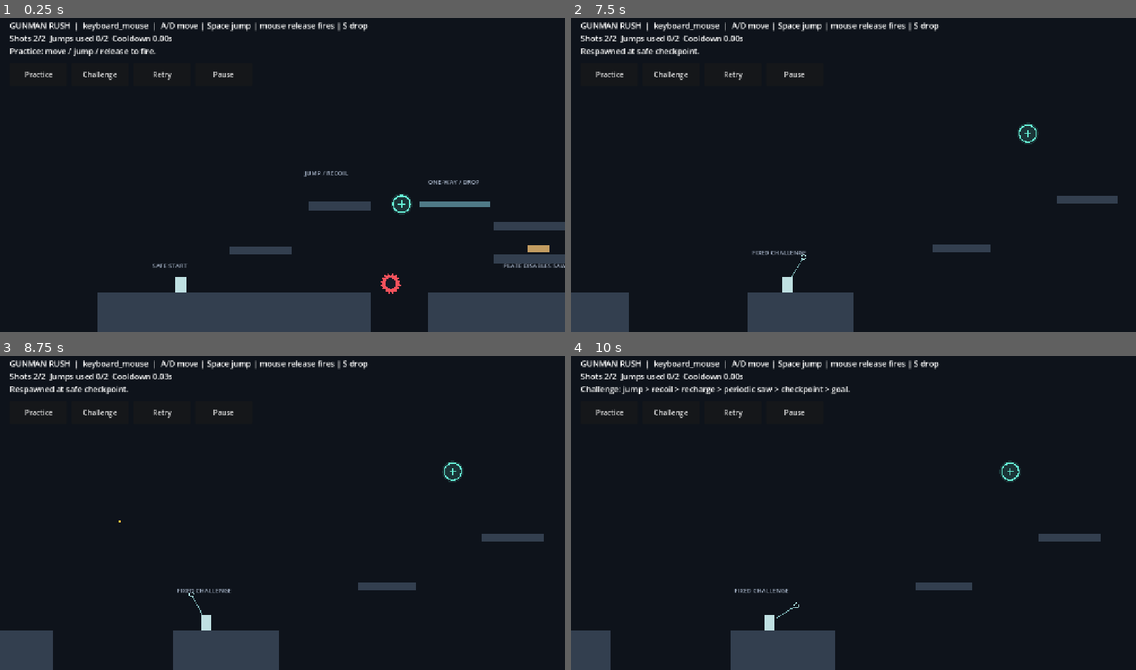
Above: before the commit, frames 1-4 (two rows, left to right).
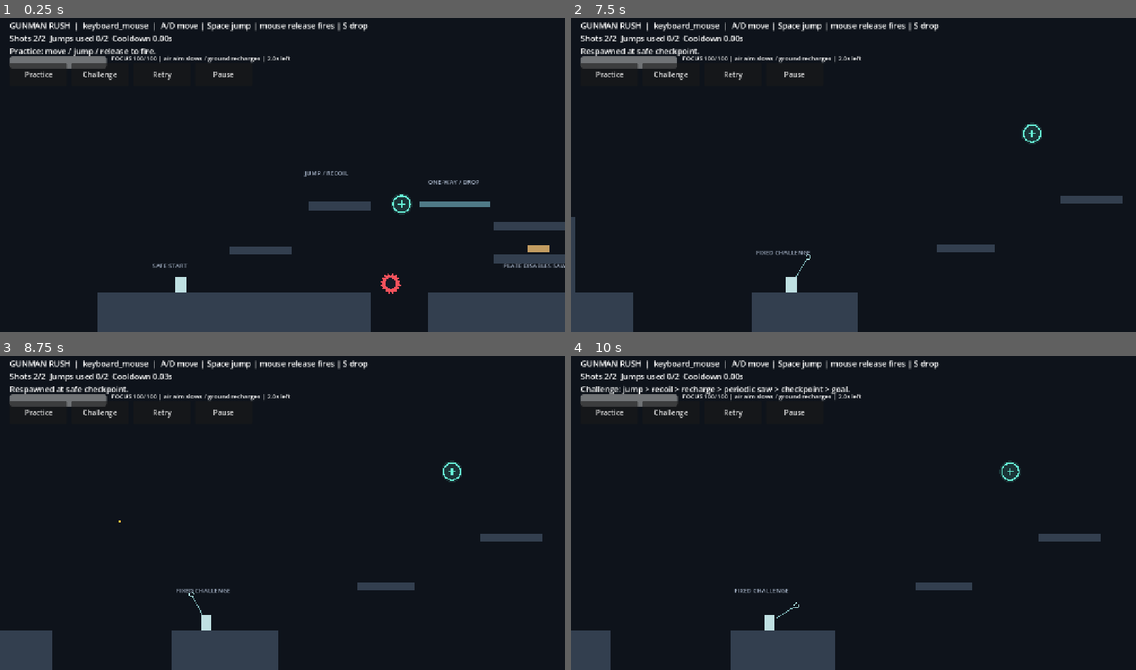
Above: after the commit, the same moments.

Repository: zhipijun1996/gunman-rush
Game: Godot game, scene res://scenes/test_levels/graybox.tscn
The game is run twice, just before and just after one commit, with the same random seed, the same clock (stepped at 60 frames per second) and the same inputs.
Inputs (mouse positions are in pixels of both pictures, inside the frame that each line leads up to):
- Up to frame 1 (0.25 s): no input
- Up to frame 2 (7.5 s): click "Pause" at 0.5 s; click "Resume" at 1.25 s; click "Retry" at 2 s; click "Retry" at 2.75 s; click "Retry" at 3.5 s; click "Practice" at 4.25 s; click "Challenge" at 5 s; tap Enter at 5.75 s; move the mouse to (977, 156) at 5.77 s; hold D 5.78-6.5 s; tap R at 5.85, 7.35 s; click (977, 156) at 5.92 s; tap Space at 6.02 s; drag from (740, 187) to (1011, 134) at 6.52 s; move the mouse to (910, 102) at 7.27 s; hold A from 7.28 s (still down); click (910, 102) at 7.42 s
- Up to frame 3 (8.75 s): release A at 8 s; drag from (254, 575) to (113, 462) at 8.02 s
- Up to frame 4 (10 s): move the mouse to (1023, 560) at 8.77 s; hold D 8.78-9.5 s; tap R at 8.85 s; click (1023, 560) at 8.92 s; tap Space at 9.02 s; drag from (684, 462) to (1011, 472) at 9.52 s

The runs differ from the first frame. In frame 1, 0.9% of the frame differs, in the area x 1-52%, y 12-17%; in frame 2, 1.8%, in the area x 0-98%, y 12-100%; in frame 3, 1.2%; in frame 4, 0.9%.

Commit message:
feat: add stamina-powered global air-aim slow motion

Diff:
--- a/config/player_tuning.json
+++ b/config/player_tuning.json
@@ -29,5 +29,12 @@
   "variable_jump_enabled": true,
   "jump_hold_duration": 0.15,
   "jump_release_speed": 0,
-  "jump_min_hold_duration": 0.06666666666666667
+  "jump_min_hold_duration": 0.06666666666666667,
+  "air_focus_enabled": true,
+  "focus_stamina_capacity": 100.0,
+  "focus_stamina_drain": 45.0,
+  "focus_stamina_recovery": 30.0,
+  "focus_time_scale": 0.25,
+  "focus_max_air_duration": 2.0,
+  "focus_rearm_stamina": 15.0
 }
--- a/scenes/player/player.tscn
+++ b/scenes/player/player.tscn
@@ -8,6 +8,7 @@
 [ext_resource type="Script" path="res://scripts/combat/action_resources.gd" id="6"]
 [ext_resource type="Script" path="res://scripts/combat/recoil_ability.gd" id="7"]
 [ext_resource type="Script" path="res://scripts/combat/shoot_ability.gd" id="8"]
+[ext_resource type="Script" path="res://scripts/player/air_focus_ability.gd" id="9"]
 [sub_resource type="RectangleShape2D" id="shape"]
 size = Vector2(24, 36)
 
@@ -28,7 +29,9 @@
 script = ExtResource("7")
 [node name="ShootAbility" type="Node" parent="."]
 script = ExtResource("8")
-[node name="Controller" type="Node" parent="." node_paths=PackedStringArray("motor", "router", "jump_ability", "action_resources", "recoil_ability", "shoot_ability")]
+[node name="AirFocusAbility" type="Node" parent="."]
+script = ExtResource("9")
+[node name="Controller" type="Node" parent="." node_paths=PackedStringArray("motor", "router", "jump_ability", "action_resources", "recoil_ability", "shoot_ability", "air_focus_ability")]
 script = ExtResource("2")
 motor = NodePath("..")
 router = NodePath("../InputRouter")
@@ -36,6 +39,7 @@
 action_resources = NodePath("../ActionResources")
 recoil_ability = NodePath("../RecoilAbility")
 shoot_ability = NodePath("../ShootAbility")
+air_focus_ability = NodePath("../AirFocusAbility")
 [node name="KeyboardMouseAdapter" type="Node" parent="." node_paths=PackedStringArray("router")]
 script = ExtResource("5")
 router = NodePath("../InputRouter")
--- a/scripts/input/gamepad_adapter.gd
+++ b/scripts/input/gamepad_adapter.gd
@@ -89,7 +89,7 @@
 		state = AimState.READY
 		_center_ticks = 0
 		last_valid_direction = Vector2.ZERO
-	router.set_aim(&"gamepad", _world_direction(right) if active_right and state != AimState.WAIT_NEUTRAL else Vector2.ZERO)
+	router.set_aim(&"gamepad", _world_direction(right) if active_right and state != AimState.WAIT_NEUTRAL else Vector2.ZERO, state == AimState.ARMED and active_right)
 
 func _world_direction(axis: Vector2) -> Vector2:
 	if not is_instance_valid(aim_origin):
--- a/scripts/input/input_router.gd
+++ b/scripts/input/input_router.gd
@@ -9,6 +9,7 @@
 const MAX_AGE_SECONDS := 0.1
 var axis := 0.0
 var aim_direction := Vector2.ZERO
+var aim_engaged := false
 var current_device: StringName = &"keyboard_mouse"
 var touch_enabled := false
 var has_application_focus := true
@@ -35,6 +36,7 @@
 		_source_axes.clear()
 		axis = 0.0
 		aim_direction = Vector2.ZERO
+		aim_engaged = false
 		current_device = source
 		device_changed.emit(source)
 
@@ -47,11 +49,12 @@
 	if source == current_device:
 		set_move_axis(value)
 
-func set_aim(source: StringName, direction: Vector2) -> void:
+func set_aim(source: StringName, direction: Vector2, engaged: bool = false) -> void:
 	if not has_application_focus:
 		return
 	if source == current_device:
 		aim_direction = direction.normalized() if direction.is_finite() else Vector2.ZERO
+		aim_engaged = engaged and not aim_direction.is_zero_approx()
 
 func reconfigure(candidate: Dictionary) -> bool:
 	if not profile.configure(candidate):
@@ -125,6 +128,7 @@
 func clear(reason: String) -> void:
 	axis = 0.0
 	aim_direction = Vector2.ZERO
+	aim_engaged = false
 	_source_axes.clear()
 	_jump_sources.clear()
 	_queue.clear()
--- a/scripts/input/keyboard_mouse_adapter.gd
+++ b/scripts/input/keyboard_mouse_adapter.gd
@@ -62,7 +62,7 @@
 				return
 			router.activate_device(&"keyboard_mouse")
 			_last_direction = world_direction(event.position)
-			router.set_aim(&"keyboard_mouse", _last_direction)
+			router.set_aim(&"keyboard_mouse", _last_direction, _mouse_armed)
 		elif event is InputEventMouseButton and event.button_index == int(router.profile.values.mouse_shoot_button):
 			if _mouse_blocked:
 				if not event.pressed:
@@ -79,7 +79,7 @@
 
 func _shoot_edge(pressed: bool, direction: Vector2) -> void:
 	_last_direction = direction
-	router.set_aim(&"keyboard_mouse", direction)
+	router.set_aim(&"keyboard_mouse", direction, pressed)
 	if pressed:
 		_mouse_armed = true
 	elif _mouse_armed:
--- /dev/null
+++ b/scripts/player/air_focus_ability.gd
@@ -0,0 +1,65 @@
+class_name AirFocusAbility
+extends Node
+
+# Only this active single-player capability owns global time scaling. UI/input
+# remain unscaled; gameplay consumes the engine's shared scaled delta.
+@export var enabled := true:
+	set(value):
+		enabled = value
+		if not enabled:
+			stop()
+var tuning: PlayerTuning
+var stamina := 0.0
+var air_time_used := 0.0
+var active := false
+var exhausted := false
+var _previous_scale := 1.0
+
+func configure(value: PlayerTuning) -> void:
+	tuning = value
+	reset()
+
+func advance(real_delta: float, grounded: bool, aiming: bool, available: bool = true) -> void:
+	if tuning == null or not is_finite(real_delta) or real_delta <= 0.0:
+		return
+	stamina = clampf(stamina, 0.0, tuning.focus_stamina_capacity)
+	if not available or not enabled or not tuning.air_focus_enabled or not tuning.valid_focus_configuration():
+		stop()
+		return
+	if grounded:
+		stop()
+		air_time_used = 0.0
+		stamina = minf(tuning.focus_stamina_capacity, stamina + tuning.focus_stamina_recovery * real_delta)
+		if stamina >= tuning.focus_rearm_stamina and stamina > 0.0:
+			exhausted = false
+		return
+	if not aiming or exhausted or stamina <= 0.0 or air_time_used >= tuning.focus_max_air_duration - 1.0e-9:
+		stop()
+		return
+	if not active:
+		_previous_scale = Engine.time_scale
+		active = true
+	Engine.time_scale = _previous_scale * tuning.focus_time_scale
+	var used := minf(real_delta, minf(stamina / tuning.focus_stamina_drain, tuning.focus_max_air_duration - air_time_used))
+	stamina = maxf(0.0, stamina - used * tuning.focus_stamina_drain)
+	air_time_used += used
+	if stamina <= 1.0e-9:
+		stamina = 0.0
+		exhausted = true
+		stop()
+	elif air_time_used >= tuning.focus_max_air_duration - 1.0e-9:
+		stop()
+
+func stop() -> void:
+	if active:
+		Engine.time_scale = _previous_scale
+		active = false
+
+func reset() -> void:
+	stop()
+	air_time_used = 0.0
+	exhausted = false
+	stamina = tuning.focus_stamina_capacity if tuning != null else 0.0
+
+func _exit_tree() -> void:
+	stop()
--- a/scripts/player/graybox.gd
+++ b/scripts/player/graybox.gd
@@ -12,6 +12,8 @@
 var controller: PlayerController
 var context: WorldContext
 var hud: Label
+var focus_bar: ProgressBar
+var focus_label: Label
 var pause_button: Button
 var status := "Practice: move / jump / release to fire."
 var challenge_start := 0.0
@@ -152,6 +154,15 @@
 	hud.position = Vector2(22, 12)
 	hud.add_theme_font_size_override("font_size", 18)
 	canvas.add_child(hud)
+	focus_bar = ProgressBar.new()
+	focus_bar.position = Vector2(22, 95)
+	focus_bar.size = Vector2(220, 10)
+	focus_bar.show_percentage = false
+	canvas.add_child(focus_bar)
+	focus_label = Label.new()
+	focus_label.position = Vector2(252, 90)
+	focus_label.add_theme_font_size_override("font_size", 14)
+	canvas.add_child(focus_label)
 	var x := 22.0
 	for entry: Array in [["Practice", _practice], ["Challenge", _challenge], ["Retry", _retry], ["Pause", _toggle_pause]]:
 		var button := Button.new()
@@ -175,6 +186,10 @@
 	elif controller.router.current_device == &"gamepad":
 		hint = "Left stick move | right stick center fires | jump / down drop"
 	hud.text = "GUNMAN RUSH  |  %s  |  %s\nShots %d/%d  Jumps used %d/%d  Cooldown %.2fs\n%s" % [device,hint,controller.action_resources.shot_charges,player.tuning.max_air_shots,controller.jump_ability.used_jumps,player.tuning.max_jumps,controller.shoot_ability.cooldown_remaining,status]
+	var focus := controller.air_focus_ability
+	focus_bar.max_value = player.tuning.focus_stamina_capacity
+	focus_bar.value = focus.stamina
+	focus_label.text = "FOCUS %.0f/%.0f | %s | %.1fs left" % [focus.stamina, player.tuning.focus_stamina_capacity, "SLOW AIM" if focus.active else "air aim slows / ground recharges", maxf(0.0, player.tuning.focus_max_air_duration - focus.air_time_used)]
 	pause_button.text = "Resume" if get_tree().paused else "Pause"
 
 func _physics_process(_delta: float) -> void:
--- a/scripts/player/player_controller.gd
+++ b/scripts/player/player_controller.gd
@@ -4,6 +4,7 @@
 signal landed
 signal died
 signal interact_requested
+@export var air_focus_ability: AirFocusAbility
 @export var motor: PlayerMotor
 @export var router: InputRouter
 @export var jump_ability: JumpAbility
@@ -22,6 +23,7 @@
 		push_error("Player cannot start without valid tuning")
 		get_tree().quit(1)
 		return
+	air_focus_ability.configure(tuning)
 	motor.tuning = tuning
 	jump_ability.tuning = tuning
 	action_resources.tuning = tuning
@@ -37,7 +39,9 @@
 	shoot_ability.shot_fired.connect(_on_shot_fired)
 
 func _physics_process(delta: float) -> void:
+	var real_delta := delta / Engine.time_scale
 	physics_tick(delta)
+	air_focus_ability.advance(real_delta, _was_grounded, router.aim_engaged, active and router.has_application_focus and not get_tree().paused)
 
 func physics_tick(delta: float) -> void:
 	_tick += 1
@@ -97,6 +101,7 @@
 	if not active:
 		return
 	active = false
+	air_focus_ability.stop()
 	session_id += 1
 	router.clear("death")
 	motor.reset_motion()
@@ -112,6 +117,7 @@
 	died.emit()
 
 func reset_at(location: Vector2) -> void:
+	air_focus_ability.reset()
 	session_id += 1
 	router.clear("respawn")
 	motor.reset_at(location)
@@ -127,6 +133,7 @@
 
 func _cancel(_reason: String) -> void:
 	jump_ability.cancel_requests()
+	air_focus_ability.stop()
 
 func _on_jump_disabled() -> void:
 	router.cancel_actions_for(&"jump")
@@ -137,3 +144,4 @@
 
 func _on_shot_fired(_direction: Vector2, _shot_id: int) -> void:
 	jump_ability.cancel_ascent()
+	air_focus_ability.stop()
--- a/scripts/player/player_tuning.gd
+++ b/scripts/player/player_tuning.gd
@@ -1,6 +1,13 @@
 class_name PlayerTuning
 extends Resource
 
+var air_focus_enabled: bool
+var focus_stamina_capacity: float
+var focus_stamina_drain: float
+var focus_stamina_recovery: float
+var focus_time_scale: float
+var focus_max_air_duration: float
+var focus_rearm_stamina: float
 var ground_speed: float
 var ground_acceleration: float
 var ground_deceleration: float
@@ -35,7 +42,7 @@
 		push_error("Invalid player_tuning.json")
 		return null
 	var tuning := PlayerTuning.new()
-	for key: String in ["ground_speed", "ground_acceleration", "g …(471 unchanged characters)…
+	for key: String in ["air_focus_enabled", "focus_stamina_capacity", "focus_stamina_drain", "focus_stamina_recovery", "focus_time_scale", "focus_max_air_duration", "focus_rearm_stamina", "ground_speed", "ground_acceleration", "g …(471 unchanged characters)…
 		if not data.has(key):
 			push_error("Missing tuning key: " + key)
 			return null
@@ -54,4 +61,13 @@
 	if tuning.jump_hold_duration < 0.0 or tuning.jump_min_hold_duration < 0.0 or tuning.jump_min_hold_duration > tuning.jump_hold_duration or tuning.jump_release_speed > 0.0:
 		push_error("Invalid variable jump configuration")
 		return null
+	if not tuning.valid_focus_configuration():
+		push_error("Invalid air focus configuration")
+		return null
 	return tuning
+
+func valid_focus_configuration() -> bool:
+	for value: float in [focus_stamina_capacity, focus_stamina_drain, focus_stamina_recovery, focus_time_scale, focus_max_air_duration, focus_rearm_stamina]:
+		if not is_finite(value):
+			return false
+	return focus_stamina_capacity > 0.0 and focus_stamina_drain > 0.0 and focus_stamina_recovery >= 0.0 and focus_time_scale > 0.0 and focus_time_scale <= 1.0 and focus_max_air_duration > 0.0 and focus_rearm_stamina >= 0.0 and focus_rearm_stamina <= focus_stamina_capacity
--- a/scripts/ui/touch_overlay.gd
+++ b/scripts/ui/touch_overlay.gd
@@ -155,7 +155,7 @@
 		if conditioned.length() > float(router.profile.values.touch_deadzone):
 			var inverse := aim_origin.get_canvas_transform().affine_inverse() if is_instance_valid(aim_origin) else Transform2D.IDENTITY
 			_direction = ((inverse * (right_center + _right_offset)) - (inverse * right_center)).normalized()
-		router.set_aim(&"touch", _direction)
+		router.set_aim(&"touch", _direction, not _direction.is_zero_approx())
 
 func _cancel(_reason: String) -> void:
 	_captures.clear()
--- /dev/null
+++ b/tests/air_focus_tests.gd
@@ -0,0 +1,116 @@
+extends RefCounted
+
+func run(tree: SceneTree, check: Callable) -> void:
+	var focus := AirFocusAbility.new()
+	tree.root.add_child(focus)
+	var tuning := PlayerTuning.load_default()
+	focus.configure(tuning)
+	check.call(focus.stamina == 100.0 and Engine.time_scale == 1.0, "focus starts full without scaling ground gameplay")
+	focus.advance(0.5, true, true)
+	check.call(not focus.active and focus.stamina == 100.0, "ground aiming never slows or spends stamina")
+	focus.advance(0.5, false, false)
+	check.call(not focus.active and focus.stamina == 100.0, "airborne without active aim does not spend stamina")
+	focus.advance(0.5, false, true)
+	check.call(focus.active and Engine.time_scale == 0.25 and is_equal_approx(focus.stamina, 77.5), "air aim scales the whole engine and drains by real seconds")
+	focus.advance(0.5, false, false)
+	check.call(not focus.active and Engine.time_scale == 1.0 and focus.stamina == 77.5, "normal aim release restores speed without airborne recharge")
+	focus.advance(0.5, false, true)
+	check.call(focus.air_time_used == 1.0 and focus.stamina == 55.0, "repeated gestures share the same flight budget")
+	focus.advance(1.0, false, true)
+	check.call(not focus.active and Engine.time_scale == 1.0 and focus.air_time_used == 2.0 and focus.stamina == 10.0, "flight duration cap exits slow time with remaining stamina")
+	focus.advance(0.5, false, false)
+	focus.advance(0.5, false, true)
+	check.call(not focus.active and focus.stamina == 10.0, "releasing and rearming cannot bypass flight duration cap")
+	focus.advance(0.5, true, false)
+	check.call(focus.air_time_used == 0.0 and focus.stamina == 25.0, "ground contact resets flight cap and only gradually recharges")
+	focus.advance(0.1, false, true)
+	focus.stop()
+	check.call(Engine.time_scale == 1.0 and focus.stamina < 25.0, "cancel restores global speed without refunding spent stamina")
+	focus.reset()
+	tuning.focus_stamina_capacity = 9.0
+	tuning.focus_rearm_stamina = 6.0
+	focus.reset()
+	focus.advance(1.0, false, true)
+	check.call(focus.exhausted and focus.stamina == 0.0 and Engine.time_scale == 1.0, "empty stamina exits immediately without going negative")
+	focus.advance(0.5, false, true)
+	check.call(not focus.active and focus.stamina == 0.0, "empty airborne bar cannot recharge or reactivate")
+	focus.advance(0.1, true, true)
+	check.call(focus.stamina == 3.0 and focus.exhausted, "partial ground refill below rearm threshold stays exhausted")
+	focus.advance(0.1, false, true)
+	check.call(not focus.active and focus.stamina == 3.0, "small refill cannot flicker slow time on next jump")
+	focus.advance(0.1, true, false)
+	check.call(not focus.exhausted and focus.stamina == 6.0, "ground refill reaching threshold rearms ability")
+	focus.advance(0.05, false, true)
+	check.call(focus.active, "fresh airborne aim can use recovered stamina")
+	focus.enabled = false
+	check.call(Engine.time_scale == 1.0 and not focus.active, "runtime ability disable restores global time")
+	focus.enabled = true
+	focus.configure(PlayerTuning.load_default())
+	focus.advance(0.1, false, true)
+	var remaining := focus.stamina
+	focus.advance(2.0, true, true, false)
+	check.call(focus.stamina == remaining and Engine.time_scale == 1.0, "paused inactive unfocused player neither spends nor regenerates")
+	focus.advance(0.1, false, true)
+	focus.free()
+	check.call(Engine.time_scale == 1.0, "scene teardown never leaks global slow motion")
+
+	var fixture := preload("res://tests/combat_tests.gd").new()
+	fixture.tree = tree
+	await fixture.fixture()
+	var controller: PlayerController = fixture.controller
+	focus = controller.air_focus_ability
+	focus.advance(0.1, false, true)
+	controller.router.clear("focus_out")
+	check.call(Engine.time_scale == 1.0 and not focus.active, "router cancellation restores global scale synchronously")
+	focus.advance(0.1, false, true)
+	controller.die()
+	check.call(Engine.time_scale == 1.0 and not focus.active, "player death immediately restores speed")
+	controller.reset_at(Vector2(80, 150))
+	check.call(focus.stamina == controller.motor.tuning.focus_stamina_capacity and focus.air_time_used == 0.0, "respawn resets focus resource and stale flight state")
+	focus.advance(0.1, false, true)
+	controller.shoot_ability.try_fire(Vector2.RIGHT, false)
+	check.call(Engine.time_scale == 1.0 and not focus.active, "successful release-shot ends slow time without delaying projectile")
+	var bullet: PlayerProjectile = controller.shoot_ability.get_projectiles().back()
+	var clock := WorldContext.new()
+	fixture.world.add_child(clock)
+	await tree.physics_frame
+	await tree.process_frame
+	var before_clock := clock.clock
+	var before_x := bullet.position.x
+	for index: int in 12:
+		await tree.physics_frame
+		await tree.process_frame
+	var normal_clock := clock.clock - before_clock
+	var normal_distance := bullet.position.x - before_x
+	focus.advance(0.01, false, true)
+	await tree.physics_frame
+	await tree.process_frame
+	before_clock = clock.clock
+	before_x = bullet.position.x
+	for index: int in 12:
+		await tree.physics_frame
+		await tree.process_frame
+	var slow_clock := clock.clock - before_clock
+	var slow_distance := bullet.position.x - before_x
+	check.call(absf(slow_clock / normal_clock - 0.25) < 0.02, "actual world mechanism clock advances at quarter speed")
+	check.call(absf(slow_distance / normal_distance - 0.25) < 0.02, "actual swept attack projectile also moves at quarter speed")
+	print("AIR FOCUS GLOBAL RATIOS: world=%.3f projectile=%.3f" % [slow_clock / normal_clock, slow_distance / normal_distance])
+	controller.router.clear("pause")
+	tree.paused = true
+	check.call(Engine.time_scale == 1.0 and not focus.active, "pause cancellation restores scale even when player cannot process")
+	tree.paused = false
+	var router := controller.router
+	router.activate_device(&"keyboard_mouse")
+	router.set_aim(&"keyboard_mouse", Vector2.RIGHT)
+	check.call(not router.aim_engaged, "passive mouse aiming display cannot trigger slow motion")
+	router.set_aim(&"keyboard_mouse", Vector2.RIGHT, true)
+	check.call(router.aim_engaged, "unified valid held aim can request focus")
+	router.set_aim(&"keyboard_mouse", Vector2.ZERO, true)
+	check.call(not router.aim_engaged, "deadzone direction cannot consume focus")
+	router.set_aim(&"keyboard_mouse", Vector2.RIGHT, true)
+	router.activate_device(&"touch")
+	check.call(not router.aim_engaged, "device change cannot inherit old held aim")
+	router.set_aim(&"touch", Vector2.DOWN, true)
+	router.clear("cancel")
+	check.call(not router.aim_engaged and Engine.time_scale == 1.0, "cancel clears focus intent without creating a shot")
+	fixture.world.free()
--- a/tests/run_tests.gd
+++ b/tests/run_tests.gd
@@ -287,5 +287,6 @@
 	await preload("res://tests/world_tests.gd").new().run(self, check)
 	await preload("res://tests/gamefeel_tests.gd").new().run(self, check)
 	await preload("res://tests/variable_jump_tests.gd").new().run(self, check)
+	await preload("res://tests/air_focus_tests.gd").new().run(self, check)
 	print("ALL TESTS: %d assertions, %d failures" % [assertions, failures])
 	quit(1 if failures > 0 else 0)
Not shown: 1 places in scenes/player/player.tscn that only renumber resources
Not shown, added: scripts/player/air_focus_ability.gd.uid
Not shown, added: tests/air_focus_tests.gd.uid
Not shown, changed: README.md
Not shown, changed: docs/ability_components.md
Not shown, changed: docs/acceptance_tests.md
Not shown, changed: docs/architecture.md
Not shown, changed: docs/combat_and_recharge.md
Not shown, changed: docs/controls_contract.md
Not shown, changed: docs/decisions.md
Not shown, changed: docs/handoff.md
Not shown, changed: docs/player_mechanics.md
(and 3 more such lines)
